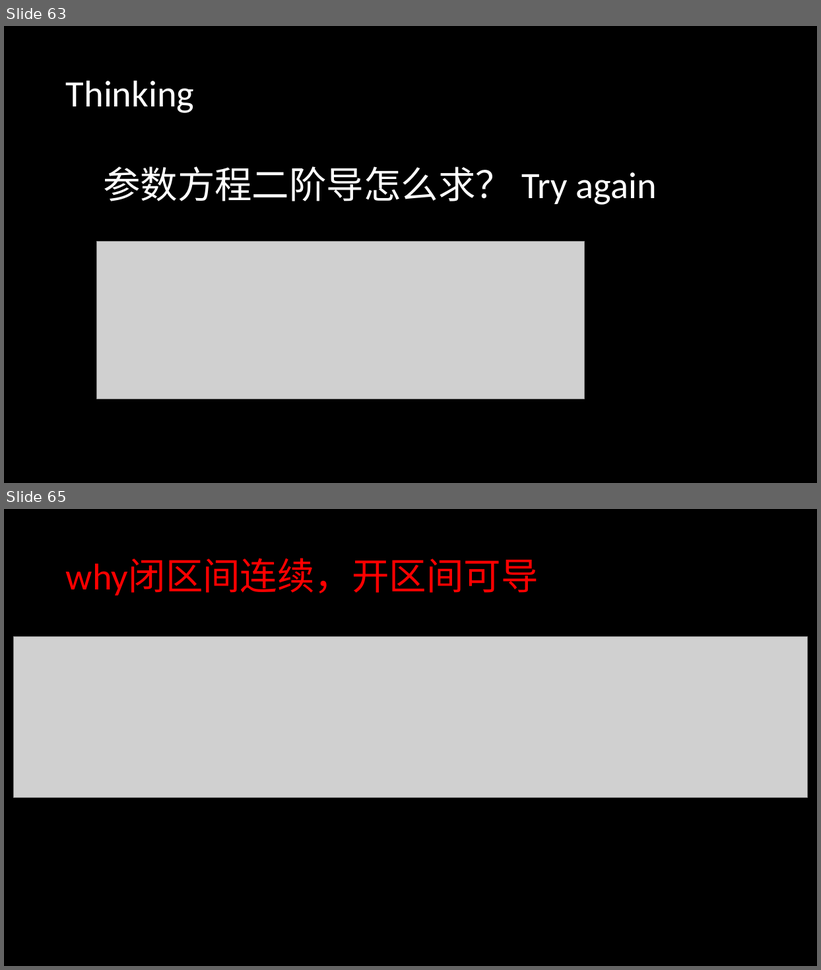
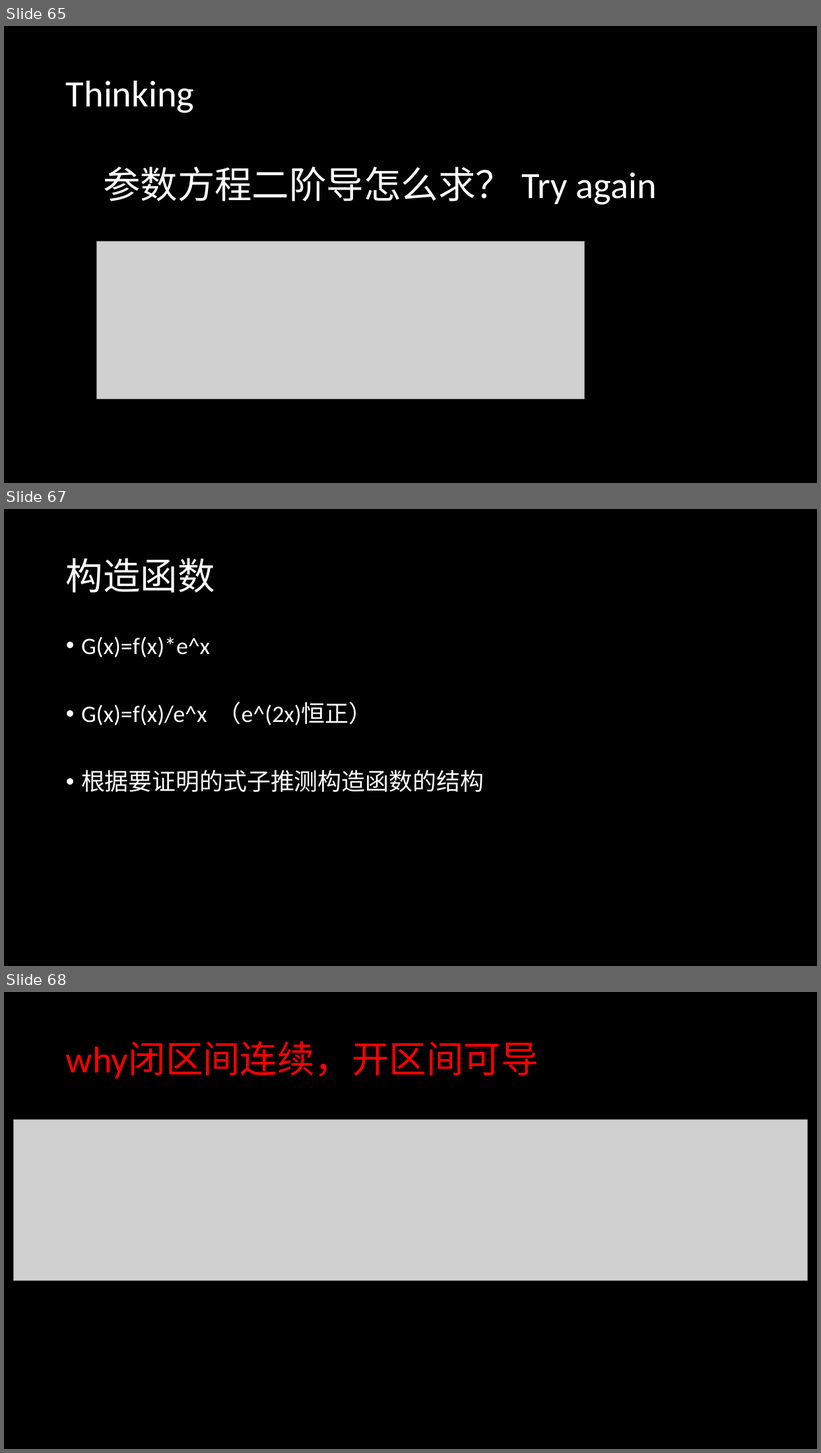
Before and after one commit to maaaark-creator/Calculus, a slide deck: 高数1.pptx. Shown one above the other, each under a label of ours: slides 63 and 65 before the commit, slides 65, 67 and 68 after it; the slides between them are not shown. The pictures are 821x970 and 821x1453 pixels, drawn with LibreOffice and Linux fonts; fonts in the diff are those of the drawing; grey boxes stand for pictures. Boxes give left, top, right and bottom in pixels: in the first picture for what was removed or moved away, otherwise in the second. Text is boxed around its words. In the diff, an @@ line names an element or a change of style, - is before the commit and + after.

```diff
--- a/高数1.pptx
+++ b/高数1.pptx
@@ slide 67 added at box(4, 509, 817, 966), background #000000 @@
@@ title added at box(66, 558, 215, 593), 44 pt, text #FFFFFF @@
+构造函数
@@ text added at box(81, 637, 484, 792), 28 pt, text #FFFFFF @@
+• G(x)=f(x)*e^x
+• G(x)=f(x)/e^x （e^(2x)恒正）
+• 根据要证明的式子推测构造函数的结构
@@ what was slide 63 is now slide 65 @@
@@ what was slide 65 is now slide 68 @@
```
Also in this commit, not shown: 3 slides changed, 3 other slides added.
